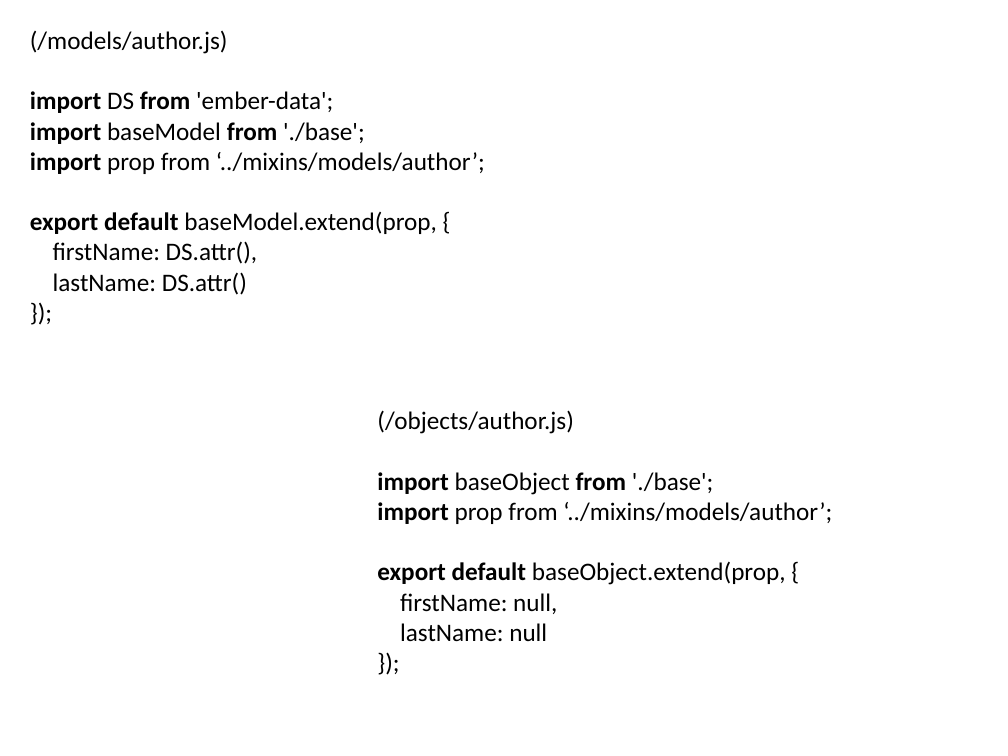
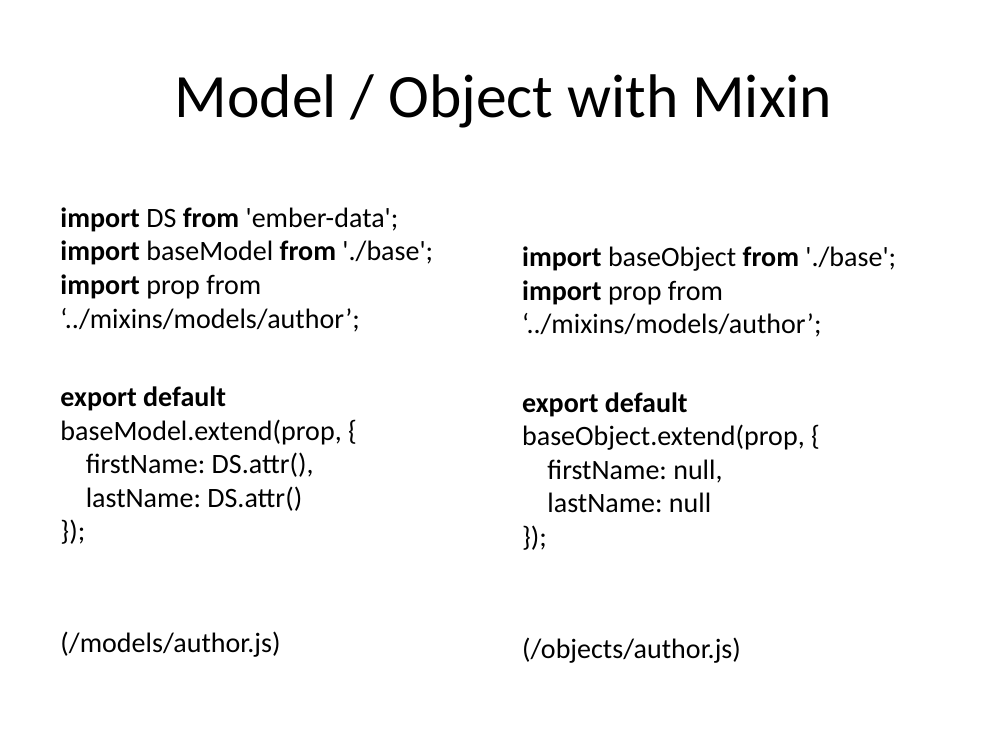
Before and after one commit to cah-brian-gantzler/ember-data-demo1, a slide deck: slide 37 of ember-data-demo1.pptx (slide 10 before the commit). Drawn at 1008x756 pixels with LibreOffice and Linux fonts; fonts in the diff are those of the drawing. Boxes give left, top, right and bottom in pixels: in the first picture for what was removed or moved away, otherwise in the second. Text is boxed around its words. In the diff, an @@ line names an element or a change of style, - is before the commit and + after.

```diff
--- a/ember-data-demo1.pptx
+++ b/ember-data-demo1.pptx
@@ text at (x1=30, y1=31, x2=228, y2=54): paragraph removed @@
-(/models/author.js)
@@ title added at (x1=175, y1=74, x2=832, y2=128), 44 pt, text #000000 @@
+Model / Object with Mixin
@@ text "import DS from 'ember-data'; import ..." moved from (x1=30, y1=31, x2=485, y2=295) to (x1=60, y1=207, x2=433, y2=657) @@
@@ text at (x1=60, y1=207, x2=433, y2=511): size 18 to 20 pt in "import DS from 'ember-data'; import baseModel from ...", "export default baseModel.extend(prop, { firstName: DS.attr() ..."; more space between paragraphs @@
@@ text "import baseObject from './base'; import ..." moved from (x1=377, y1=410, x2=832, y2=642) to (x1=522, y1=246, x2=896, y2=663) @@
@@ text at (x1=522, y1=246, x2=896, y2=513): size 18 to 20 pt in "import baseObject from './base'; import prop from ...", "export default baseObject.extend(prop, { firstName: null, la ..."; more space between paragraphs @@
@@ text at (x1=377, y1=410, x2=574, y2=434): paragraph removed @@
-(/objects/author.js)
@@ text at (x1=60, y1=631, x2=280, y2=657): paragraph added @@
+(/models/author.js)
@@ text at (x1=522, y1=637, x2=741, y2=663): paragraph added @@
+(/objects/author.js)
```
Also in this commit, not shown: 3 other slides changed, 27 slides added, 1 slide removed.
